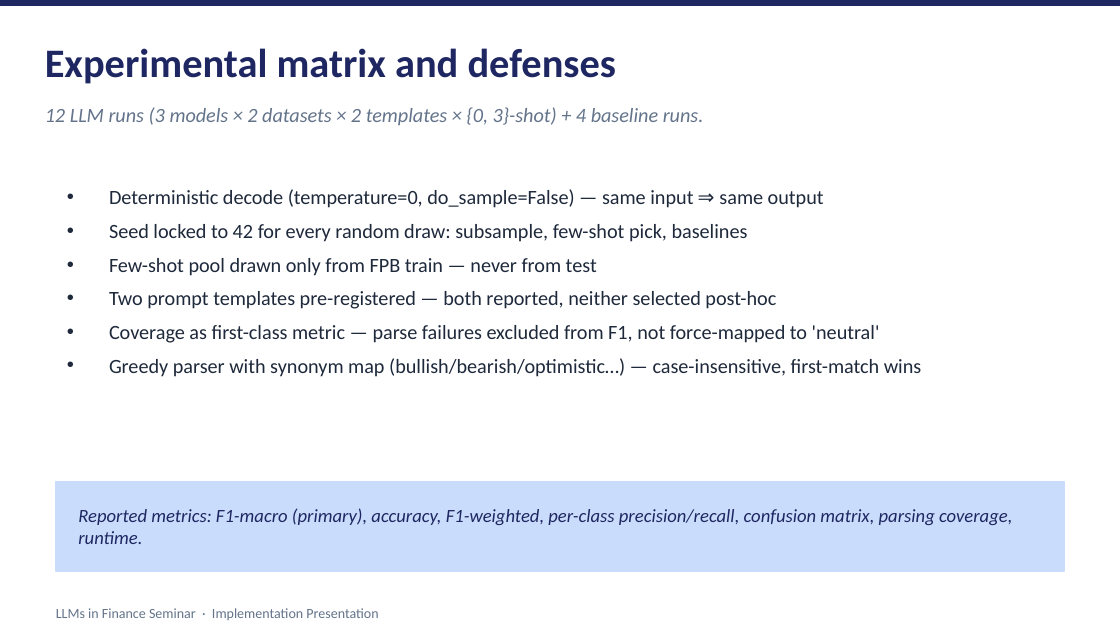
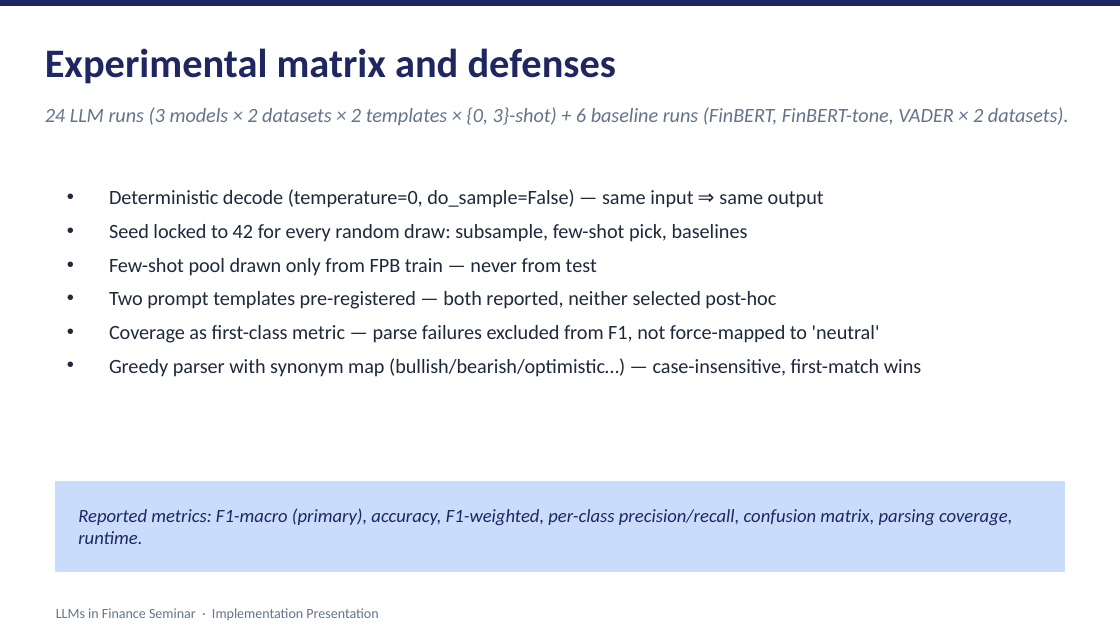
Before and after one commit to shimi777/finllama-sentiment, a slide deck: slide 11 of presentation/implementation_deck.pptx. Drawn at 1120x630 pixels with LibreOffice and Linux fonts; fonts in the diff are those of the drawing. Boxes give left, top, right and bottom in pixels: in the first picture for what was removed or moved away, otherwise in the second. Text is boxed around its words. In the diff, an @@ line names an element or a change of style, - is before the commit and + after.

```diff
--- a/presentation/implementation_deck.pptx
+++ b/presentation/implementation_deck.pptx
@@ text at (x1=45, y1=107, x2=1069, y2=125): text changed @@
-12 LLM runs (3 models × 2 datasets × 2 templates × {0, 3}-shot) + 4 baseline runs.
+24 LLM runs (3 models × 2 datasets × 2 templates × {0, 3}-shot) + 6 baseline runs (FinBERT, FinBERT-tone, VADER × 2 datasets).
```
Also in this commit, not shown: 5 other slides changed, 4 slides added, 2 other files.
